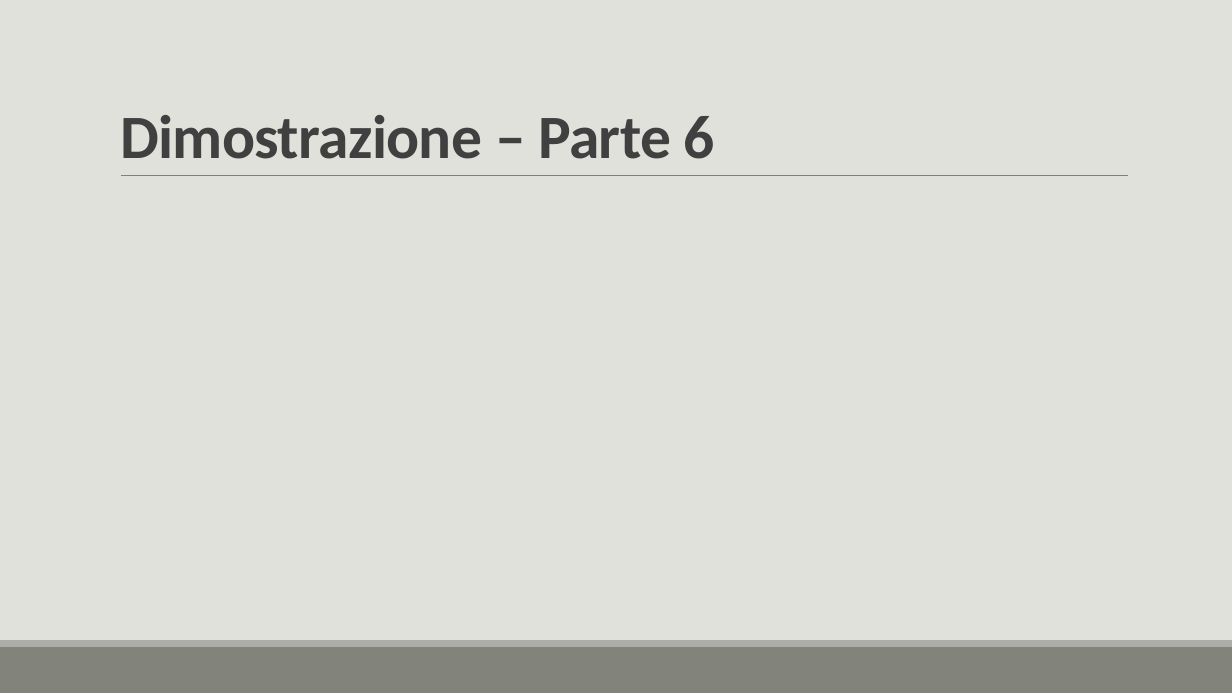
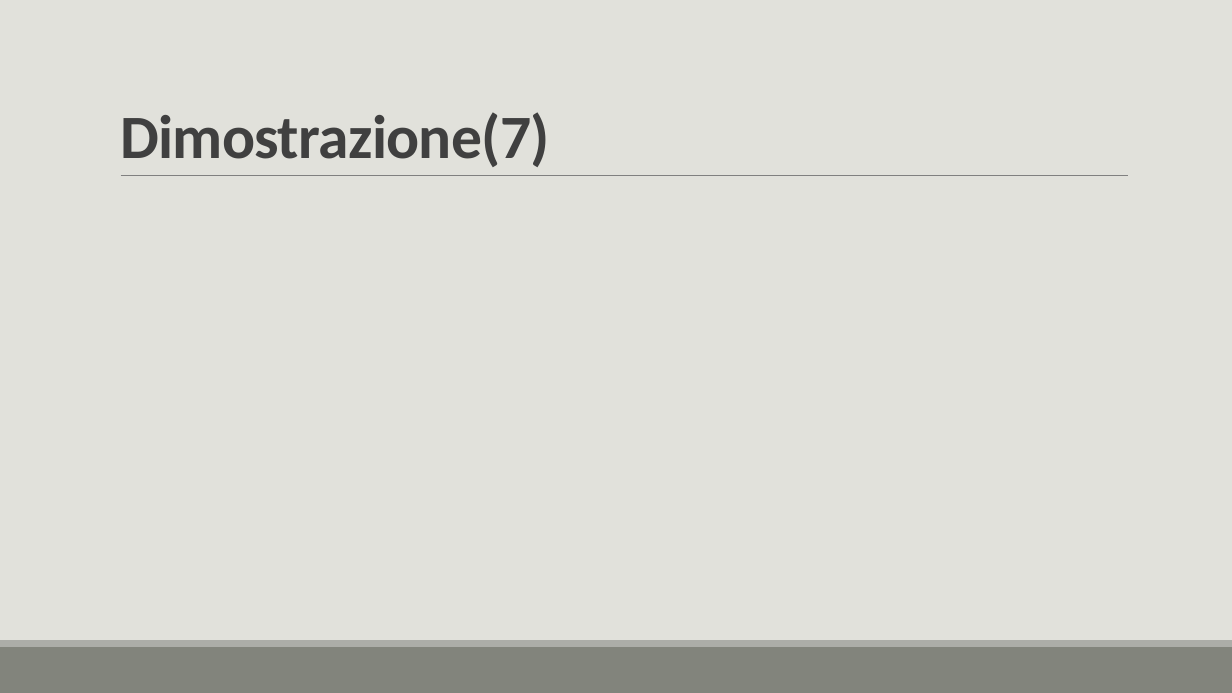
Before and after one commit to lory9894University/mcad, a slide deck: slide 20 of Prensentazione_V2.pptx (slide 19 before the commit). Drawn at 1232x693 pixels with LibreOffice and Linux fonts; fonts in the diff are those of the drawing; grey boxes stand for pictures. Boxes give left, top, right and bottom in pixels: in the first picture for what was removed or moved away, otherwise in the second. Text is boxed around its words. In the diff, an @@ line names an element or a change of style, - is before the commit and + after.

```diff
--- a/Prensentazione_V2.pptx
+++ b/Prensentazione_V2.pptx
@@ title at bbox=[120, 112, 550, 167]: text changed @@
-Dimostrazione – Parte 6
+Dimostrazione(7)
```
Also in this commit, not shown: 12 other slides changed, 6 slides added, 4 slides removed, 1 other file.
